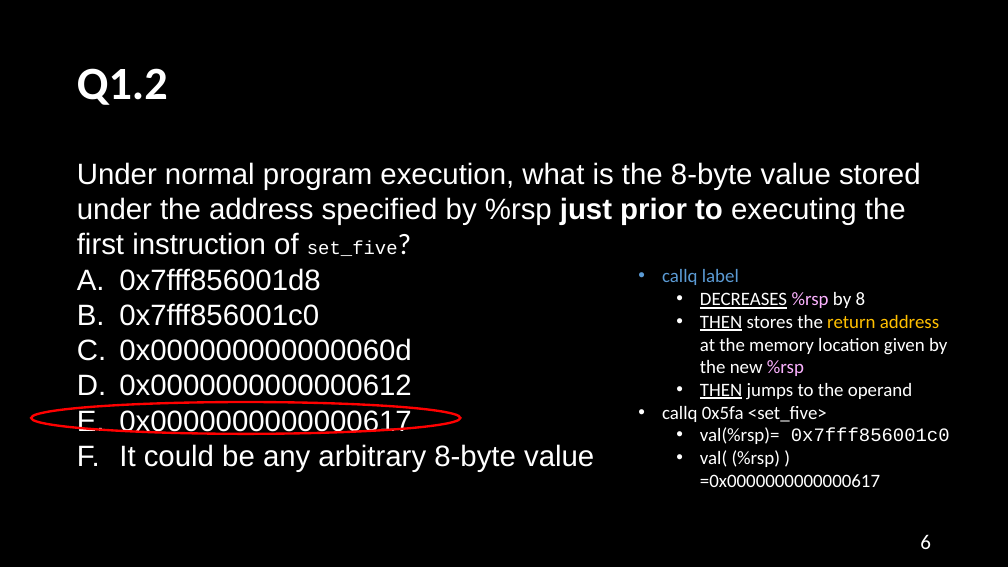
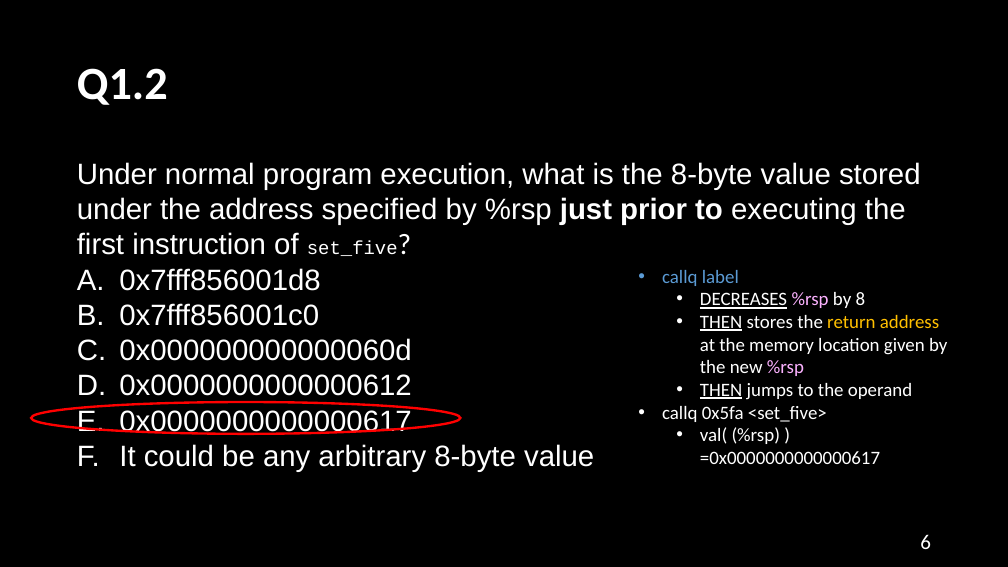
Before and after one commit to NYU-CSO/nyu-cso.github.io, a slide deck: slide 6 of rec-notes/r10.pptx. Drawn at 1008x567 pixels with LibreOffice and Linux fonts; fonts in the diff are those of the drawing. Boxes give left, top, right and bottom in pixels: in the first picture for what was removed or moved away, otherwise in the second. Text is boxed around its words. In the diff, an @@ line names an element or a change of style, - is before the commit and + after.

```diff
--- a/rec-notes/r10.pptx
+++ b/rec-notes/r10.pptx
@@ text at (700,427,950,444): paragraph removed @@
-  • val(%rsp)= 0x7fff856001c0
```
Also in this commit, not shown: 2 other slides changed, 2 other files.
